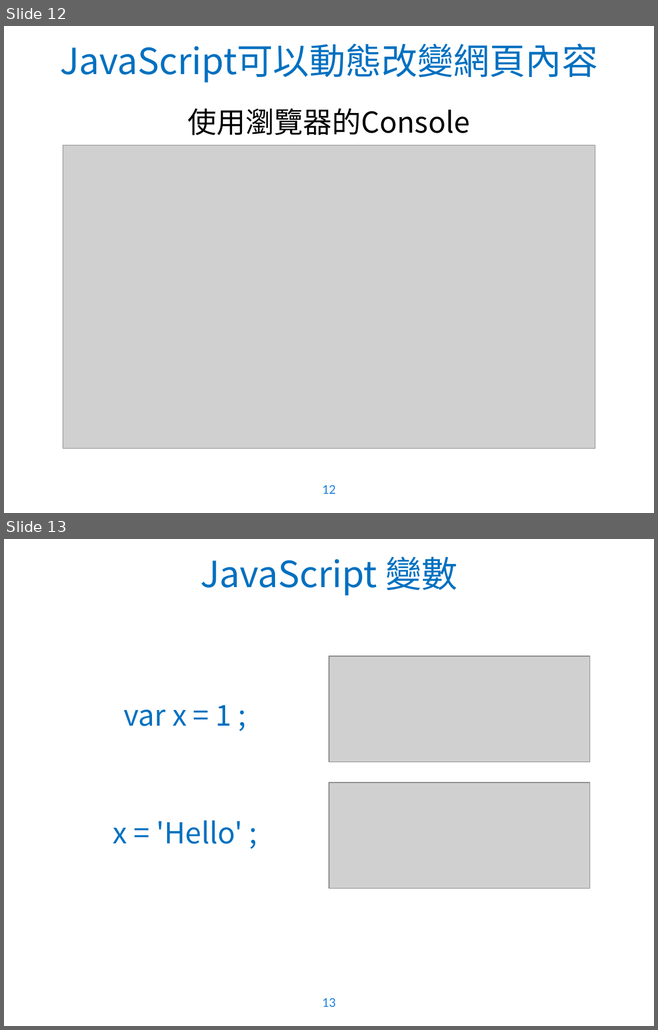
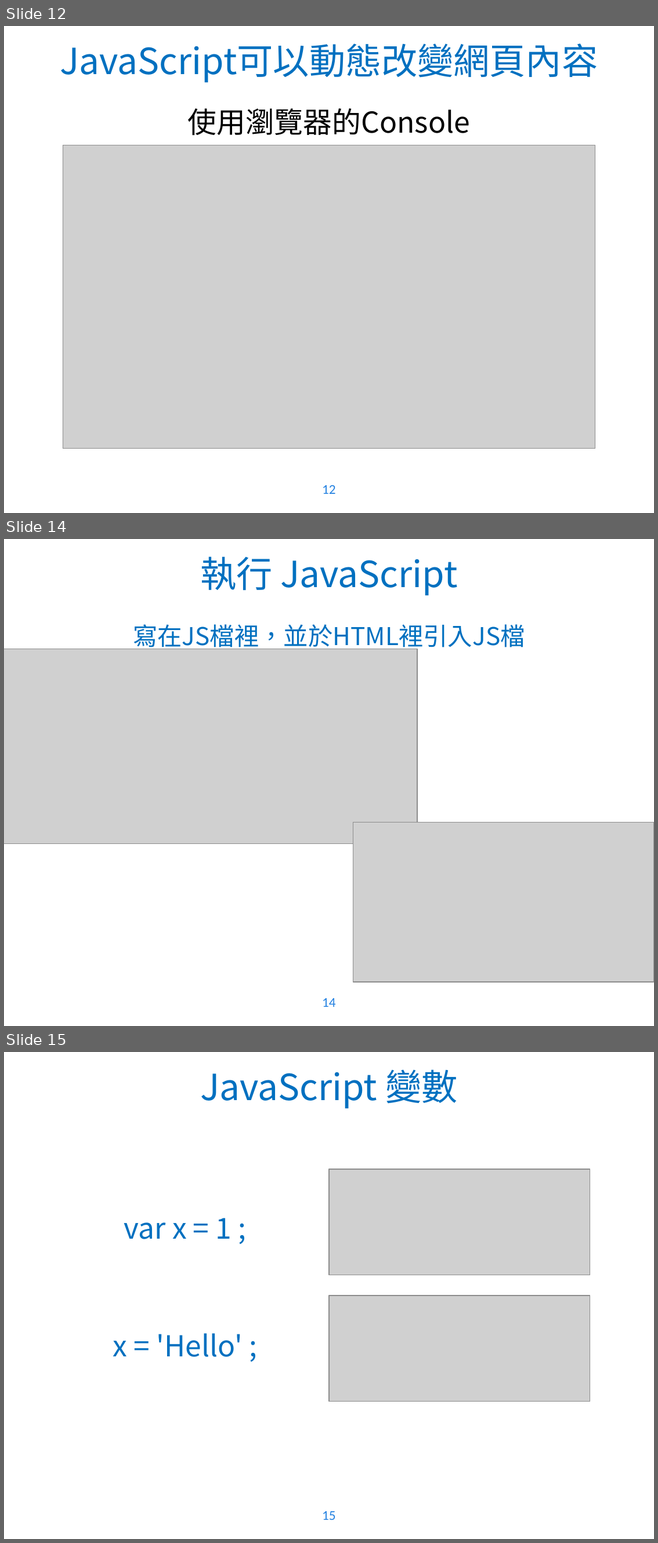
Before and after one commit to WaRTanKE7/WebClubData, a slide deck: 教學簡報/JavaScript - 1.pptx. Shown one above the other, each under a label of ours: slides 12 and 13 before the commit, slides 12, 14 and 15 after it; the slides between them are not shown. The pictures are 658x1030 and 658x1543 pixels, drawn with LibreOffice and Linux fonts; fonts in the diff are those of the drawing; grey boxes stand for pictures; background and template pictures are left out. Boxes give left, top, right and bottom in pixels: in the first picture for what was removed or moved away, otherwise in the second. Text is boxed around its words. In the diff, an @@ line names an element or a change of style, - is before the commit and + after.

```diff
--- a/教學簡報/JavaScript - 1.pptx
+++ b/教學簡報/JavaScript - 1.pptx
@@ slide 14 added at (4, 539, 654, 1026), background picture (left out); not listed: 1 template element that a slide beside it also shows @@
@@ title added at (200, 556, 458, 596), 40 pt, text #0070C0 @@
+執行 JavaScript
@@ text added at (133, 624, 525, 652), 27.2 pt, text #0070C0 @@
+寫在JS檔裡，並於HTML裡引入JS檔
@@ picture added at (4, 649, 417, 843) @@
@@ picture added at (353, 822, 654, 982) @@
@@ what was slide 13 is now slide 15 @@
@@ page number at (322, 1511, 336, 1520): text changed @@
-13
+15
```
Also in this commit, not shown: 1 other slide added, 2 other files.
